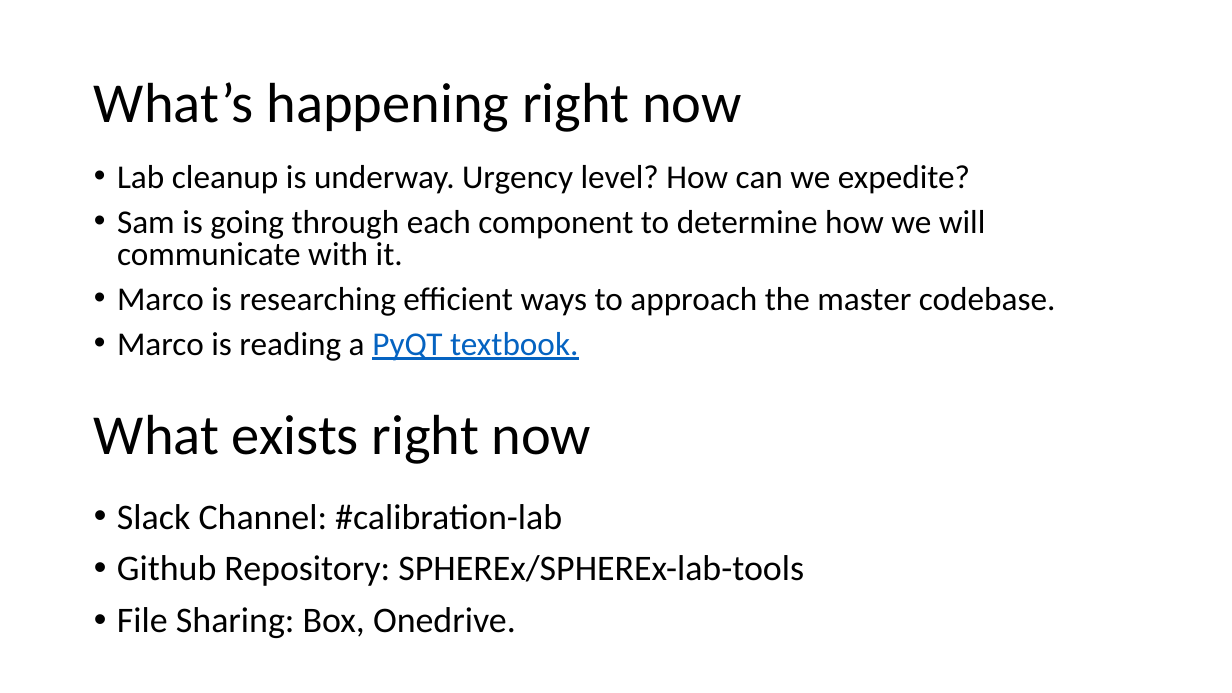
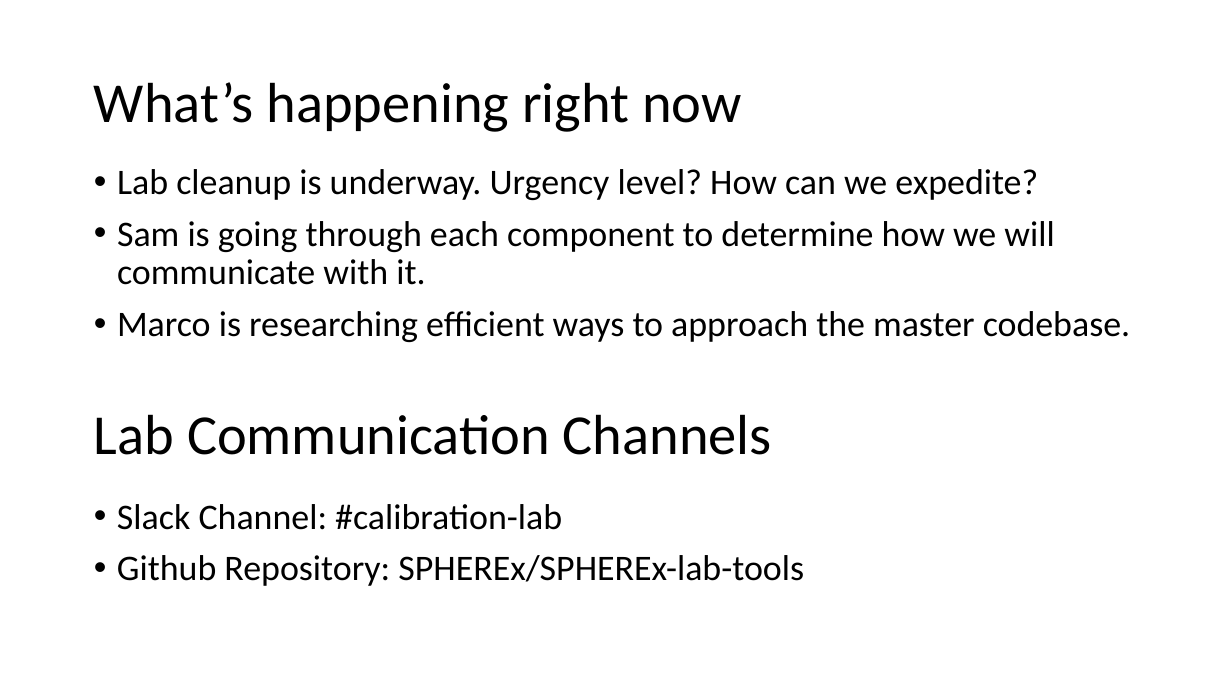
Before and after one commit to samcondon4/SPHEREx-lab-tools, a slide deck: slide 10 of SPHEREx-Calibration-Automation/presentations/SPHEREx_Calibration_Automation_Plan__Optics_Meeting_02162021.pptx (slide 11 before the commit). Drawn at 1232x693 pixels with LibreOffice and Linux fonts; fonts in the diff are those of the drawing. Boxes give left, top, right and bottom in pixels: in the first picture for what was removed or moved away, otherwise in the second. Text is boxed around its words. In the diff, an @@ line names an element or a change of style, - is before the commit and + after.

```diff
--- a/SPHEREx-Calibration-Automation/presentations/SPHEREx_Calibration_Automation_Plan__Optics_Meeting_02162021.pptx
+++ b/SPHEREx-Calibration-Automation/presentations/SPHEREx_Calibration_Automation_Plan__Optics_Meeting_02162021.pptx
@@ text "Lab cleanup is underway. Urgency ..." at bbox=[117, 169, 1130, 342]: size 25.9 to 28 pt; line spacing 0.8 to 0.9 @@
@@ text at bbox=[117, 332, 578, 361]: paragraph removed @@
-• Marco is reading a PyQT textbook.
@@ text at bbox=[94, 414, 772, 455]: text changed @@
-What exists right now
+Lab Communication Channels
@@ text at bbox=[117, 607, 516, 638]: paragraph removed @@
-• File Sharing: Box, Onedrive.
```
Also in this commit, not shown: 3 other slides changed.
